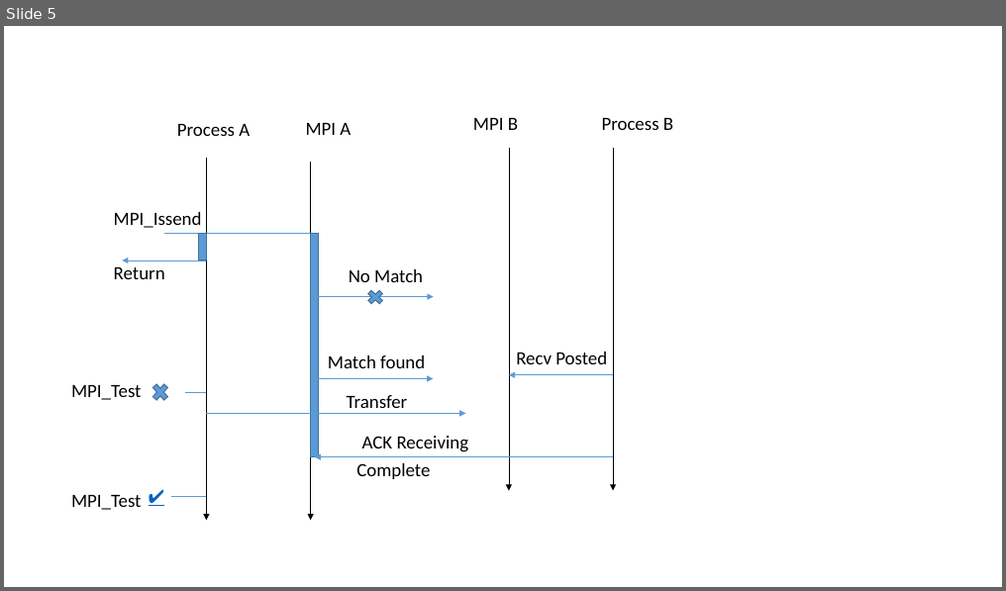
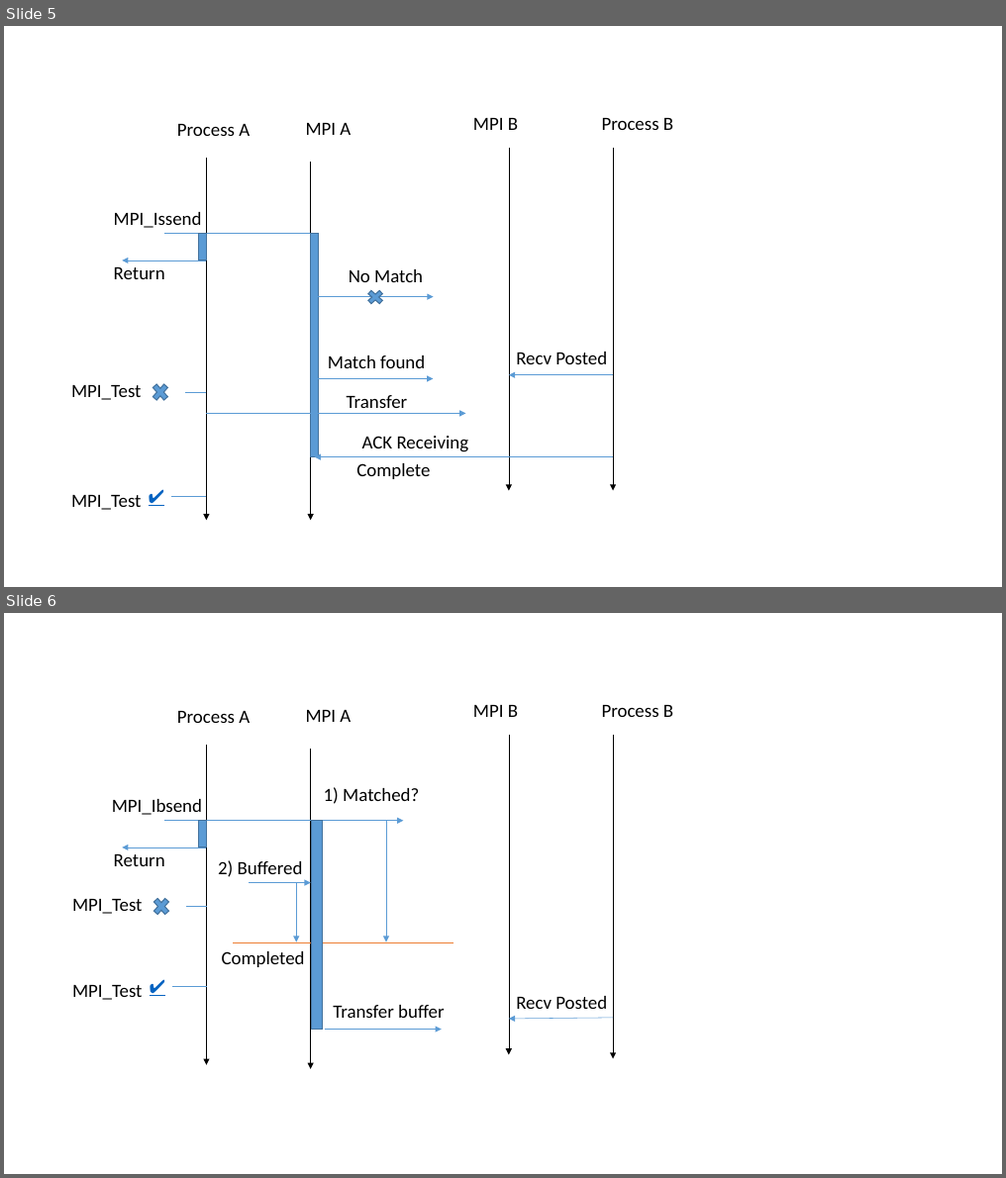
Before and after one commit to mrezabayat/iamsorush, a slide deck: data/ppt/mpi_send_modes.pptx. Shown one above the other, each under a label of ours: slide 5 before the commit, slides 5 and 6 after it. The pictures are 1006x591 and 1006x1178 pixels, drawn with LibreOffice and Linux fonts; fonts in the diff are those of the drawing. Boxes give left, top, right and bottom in pixels: in the first picture for what was removed or moved away, otherwise in the second. Text is boxed around its words. In the diff, an @@ line names an element or a change of style, - is before the commit and + after.

```diff
--- a/data/ppt/mpi_send_modes.pptx
+++ b/data/ppt/mpi_send_modes.pptx
@@ slide 6 added at [4,613,1002,1174], background #FFFFFF @@
@@ text added at [177,711,250,723], 18 pt, text #000000 @@
+Process A
@@ text added at [306,710,350,722], 18 pt, text #000000 @@
+MPI A
@@ text added at [473,705,518,717], 18 pt, text #000000 @@
+MPI B
@@ text added at [602,705,673,717], 18 pt, text #000000 @@
+Process B
@@ arrow added from (206, 745) to (206, 1065), #000000 0.5 pt @@
@@ arrow added from (311, 749) to (311, 1069), #000000 0.5 pt @@
@@ arrow added from (509, 735) to (509, 1056), #000000 0.5 pt @@
@@ arrow added from (614, 735) to (614, 1059), #000000 0.5 pt @@
@@ text added at [324,787,419,804], 18 pt, text #000000 @@
+1) Matched?
@@ text added at [112,799,202,815], 18 pt, text #000000 @@
+MPI_Ibsend
@@ line added from (164, 820) to (206, 820), #5B9BD5 0.5 pt @@
@@ arrow added from (197, 820) to (404, 820), #5B9BD5 0.5 pt @@
@@ rectangle added at [199,820,206,848], fill #5B9BD5, outline #43739E 1 pt @@
@@ rectangle added at [312,820,322,1029], fill #5B9BD5, outline #43739E 1 pt @@
@@ arrow added from (206, 848) to (122, 848), #5B9BD5 0.5 pt @@
@@ arrow added from (386, 821) to (386, 943), #5B9BD5 0.5 pt @@
@@ text added at [114,855,165,866], 18 pt, text #000000 @@
+Return
@@ text added at [218,861,303,877], 18 pt, text #000000 @@
+2) Buffered
@@ text added at [72,899,142,914], 18 pt, text #000000 @@
+MPI_Test
@@ cross added at [151,894,172,919], fill #5B9BD5, outline #43739E 1 pt @@
@@ line added from (208, 906) to (187, 906), #5B9BD5 0.5 pt @@
@@ arrow added from (249, 883) to (311, 883), #5B9BD5 0.5 pt @@
@@ arrow added from (297, 883) to (297, 943), #5B9BD5 0.5 pt @@
@@ text added at [222,952,305,967], 18 pt, text #000000 @@
+Completed
@@ line added from (453, 943) to (233, 943), #ED7D31 0.5 pt @@
@@ text added at [72,985,142,1000], 18 pt, text #000000 @@
+MPI_Test
@@ text added at [142,970,171,1001], 18 pt, text #0563C1, underline @@
+✔️
@@ line added from (208, 986) to (172, 986), #5B9BD5 0.5 pt @@
@@ text added at [516,996,607,1009], 18 pt, text #000000 @@
+Recv Posted
@@ text added at [333,1005,444,1018], 18 pt, text #000000 @@
+Transfer buffer
@@ arrow added from (614, 1018) to (509, 1019), #5B9BD5 0.5 pt @@
@@ arrow added from (325, 1029) to (442, 1029), #5B9BD5 0.5 pt @@
```
Also in this commit, not shown: 2 other files.
